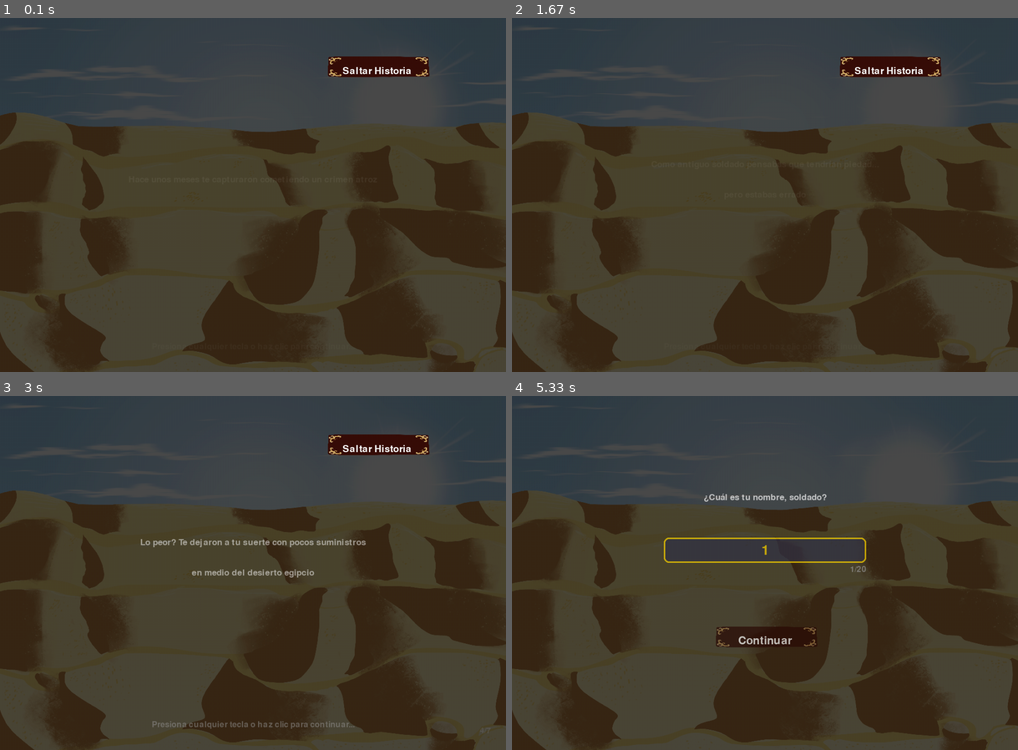
Above: before the commit, frames 1-4 (two rows, left to right).
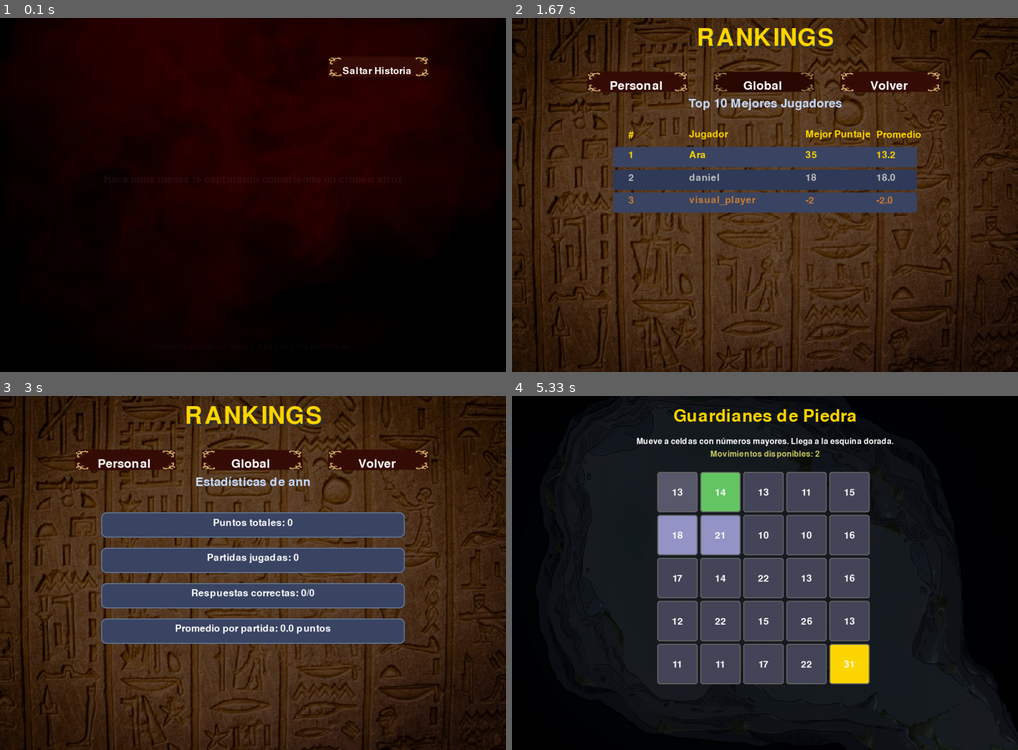
Above: after the commit, the same moments.

Repository: AraaaAraa/Final-beta
Game: pygame game, started from ui/Pygame/main.py
Same seed, same stepped clock (60 frames per second), same inputs: the game is played once before the commit and once after it.
Inputs (mouse positions are in pixels of both pictures, inside the frame that each line leads up to):
- Up to frame 1 (0.1 s): no input
- Up to frame 2 (1.67 s): click "Saltar Historia" at 0.38 s; type "ann" at 0.67 s; tap Enter at 1 s; click "Jugar" at 1.27 s; click (759, 85) at 1.6 s, where only the run after the commit has a clickable "Global"
- Up to frame 3 (3 s): click (131, 502) at 1.93 s; click (227, 665) at 2.27 s
- Up to frame 4 (5.33 s): click (694, 498) at 3.1 s; click (896, 541) at 3.43 s; type "a" at 4.22 s; tap Enter at 4.35 s; click (765, 622) at 4.77 s, where only the run after the commit has a clickable "Jugar"; tap 1 at 5.05 s

The runs differ from the first frame. In frame 1, 99% of the frame differs, in the area x 0-100%, y 0-100%; in frame 2, 68%; in frame 3, 72%; in frame 4, 98%.

Commit message:
No falta mucho dale don dale

Diff:
--- a/assets/EstadoBuff.json
+++ b/assets/EstadoBuff.json
@@ -2,7 +2,5 @@
   "daniel": {
     "objeto_excepcional": "espada"
   },
-  "Ara": {
-    "objeto_excepcional": "armadura"
-  }
+  "Ara": {}
 }
--- a/assets/Usuarios.json
+++ b/assets/Usuarios.json
@@ -244,7 +244,7 @@
     ]
   },
   "Ara": {
-    "intentos": 8,
+    "intentos": 13,
     "puntajes": [
       12,
       -1,
@@ -253,12 +253,22 @@
       0,
       17,
       35,
-      27
+      27,
+      22,
+      3,
+      3,
+      35,
+      3
     ],
     "tiempos": [
       212.22,
       0.0,
       72.56,
+      0,
+      0,
+      0,
+      0,
+      0,
       0,
       0,
       0,
@@ -273,7 +283,12 @@
       0,
       9,
       10,
-      9
+      9,
+      9,
+      3,
+      3,
+      10,
+      3
     ],
     "total_preguntas": [
       6,
@@ -283,7 +298,12 @@
       2,
       10,
       10,
-      10
+      10,
+      10,
+      5,
+      5,
+      10,
+      5
     ],
     "porcentajes": [
       83.3,
@@ -293,7 +313,12 @@
       0.0,
       90.0,
       100.0,
-      90.0
+      90.0,
+      90.0,
+      60.0,
+      60.0,
+      100.0,
+      60.0
     ],
     "historial": [
       [
@@ -496,6 +521,11 @@
       [],
       [],
       [],
+      [],
+      [],
+      [],
+      [],
+      [],
       []
     ]
   }
--- a/core/logica_juego.py
+++ b/core/logica_juego.py
@@ -54,9 +54,7 @@
 # Ejemplo de uso:
 #   resultado = procesar_pregunta_completa(pregunta, "Juan", 3, "A", 1, 2)
 # =============================================================================
-def procesar_pregunta_completa(pregunta: dict, nombre_usuario: str, racha_actual: int,
-                              respuesta_usuario: str, numero_intento: int,
-                              max_intentos: int) -> dict:
+def procesar_pregunta_completa(pregunta: dict, nombre_usuario: str, racha_actual: int,respuesta_usuario: str, numero_intento: int, max_intentos: int) -> dict:
     """Procesa una pregunta completa con lógica de intentos."""
     # Evaluar respuesta
     evaluacion = evaluar_respuesta(
@@ -67,8 +65,7 @@
     )
 
     if not evaluacion["valida"]:
-        return construir_resultado_respuesta(evaluacion, pregunta["nivel"],
-                                            pregunta["correcta"], {}, False)
+        return construir_resultado_respuesta(evaluacion, pregunta["nivel"], pregunta["correcta"], {}, False)
 
     # Calcular puntos base
     puntos_base = calcular_puntos_base(evaluacion["es_correcta"], pregunta["dificultad"])
@@ -141,8 +138,7 @@
 # Ejemplo de uso:
 #   resultado_nivel = procesar_nivel_completo(1, preguntas, [], "Juan", [])
 # =============================================================================
-def procesar_nivel_completo(nivel: int, preguntas: dict, preguntas_usadas: list,
-                           nombre_usuario: str, respuestas_partida: list) -> dict:
+def procesar_nivel_completo(nivel: int, preguntas: dict, preguntas_usadas: list, nombre_usuario: str, respuestas_partida: list) -> dict:
     """Procesa todas las preguntas de un nivel."""
     cantidad = PREGUNTAS_POR_NIVEL[nivel]
 
@@ -207,8 +203,7 @@
 # Ejemplo de uso:
 #   stats = construir_estadisticas_partida(respuestas, 45, 10, 120.5)
 # =============================================================================
-def construir_estadisticas_partida(respuestas: list, puntos_totales: int,
-                                   puntos_buffeo: int, tiempo_total: float) -> dict:
+def construir_estadisticas_partida(respuestas: list, puntos_totales: int, puntos_buffeo: int, tiempo_total: float) -> dict:
     """Construye las estadísticas finales de una partida."""
     total_preguntas = len(respuestas)
     respuestas_correctas = 0
@@ -271,8 +266,7 @@
 # Ejemplo de uso:
 #   datos = preparar_datos_pregunta_para_ui(pregunta, 3, 1, 5)
 # =============================================================================
-def preparar_datos_pregunta_para_ui(pregunta: dict, racha_actual: int,
-                                   numero_pregunta: int, total_preguntas: int) -> dict:
+def preparar_datos_pregunta_para_ui(pregunta: dict, racha_actual: int, numero_pregunta: int, total_preguntas: int) -> dict:
     """Prepara los datos de una pregunta para la UI."""
     datos = {
         "pregunta": pregunta,
--- a/core/logica_preguntas.py
+++ b/core/logica_preguntas.py
@@ -28,8 +28,7 @@
 # Ejemplo de uso:
 #   resultado = evaluar_respuesta("B", opciones, correcta, "Juan")
 # =============================================================================
-def evaluar_respuesta(respuesta_usuario: str, opciones: list,
-                     respuesta_correcta: str, nombre_usuario: str) -> dict:
+def evaluar_respuesta(respuesta_usuario: str, opciones: list, respuesta_correcta: str, nombre_usuario: str) -> dict:
     """Evalúa una respuesta del usuario sin hacer prints."""
     respuesta_limpia = convertir_a_mayusculas(quitar_espacios_extremos(respuesta_usuario))
     indice = obtener_indice_letra(respuesta_limpia)
@@ -78,28 +77,26 @@
 # Ejemplo de uso:
 #   mensaje = construir_mensaje_resultado(1, False, "Zeus", True)
 # =============================================================================
-def construir_mensaje_resultado(nivel: int, es_correcta: bool,
-                               respuesta_correcta: str,
-                               mostrar_correcta: bool = True) -> str:
+def construir_mensaje_resultado(nivel: int, es_correcta: bool, respuesta_correcta: str, mostrar_correcta: bool = True) -> str:
     """Construye el mensaje de resultado según nivel y corrección."""
     mensaje = ""
 
     # Determinar el mensaje base usando condicionales
     if nivel == 1:
         if es_correcta:
-            mensaje = "✅ CORRECTO\nFELICIDADES NO SOS UN BURRO!!!"
-        else:
-            mensaje = "❌ INCORRECTO\nSos un burro"
+            mensaje = "Bien hecho soldado!"
+        else:
+            mensaje = "Uy- preste atencion!"
     elif nivel == 2:
         if es_correcta:
-            mensaje = "✅ CORRECTO\nFuaaaa qué inteligente!!!"
-        else:
-            mensaje = "❌ INCORRECTO\nBue... ¿qué pasó?"
+            mensaje = "Va bien solado! No se rinda ahora!"
+        else:
+            mensaje = "Por poco... Pero no desanime!"
     elif nivel == 3:
         if es_correcta:
-            mensaje = "✅ CORRECTO\nNi yo la sabía!!!"
-        else:
-            mensaje = "❌ INCORRECTO\nTe entiendo la verdad"
+            mensaje = "Esta seguro que solo es un guerrero?\nTiene mucho conocimieto!"
+        else:
+            mensaje = "No falta mucho! Continue ande!"
 
     # Agregar respuesta correcta si es necesario
     if not es_correcta and mostrar_correcta:
@@ -194,9 +191,7 @@
 # Ejemplo de uso:
 #   resultado = construir_resultado_respuesta(eval, 1, "Zeus", puntos, True)
 # =============================================================================
-def construir_resultado_respuesta(evaluacion: dict, nivel: int,
-                                  respuesta_correcta: str, puntos: dict,
-                                  mostrar_correcta: bool = True) -> dict:
+def construir_resultado_respuesta(evaluacion: dict, nivel: int, respuesta_correcta: str, puntos: dict,mostrar_correcta: bool = True) -> dict:
     """Construye el resultado completo de una respuesta."""
     if not evaluacion["valida"]:
         return {
--- a/core/logica_puntaje.py
+++ b/core/logica_puntaje.py
@@ -57,8 +57,7 @@
 # Ejemplo de uso:
 #   resultado = calcular_puntaje_con_buffeo(3, 2, 0, 0)
 # =============================================================================
-def calcular_puntaje_con_buffeo(puntos_base: int, puntos_buffeo: int,
-                                puntos_raciones: int, puntos_bolsa: int) -> dict:
+def calcular_puntaje_con_buffeo(puntos_base: int, puntos_buffeo: int, puntos_raciones: int, puntos_bolsa: int) -> dict:
     """Calcula el puntaje total incluyendo puntos de buffeo."""
     total = puntos_base + puntos_buffeo + puntos_raciones + puntos_bolsa
 
--- a/ui/Pygame/Estados/Gameplay.py
+++ b/ui/Pygame/Estados/Gameplay.py
@@ -96,6 +96,13 @@
         # Obtener nombre del jugador
         self.nombre_usuario = self.persist.get("nombre_jugador", "Jugador")
 
+        # ⬅️ VERIFICAR OBJETO EQUIPADO AL INICIO
+        objeto_equipado = verificar_objeto_equipado(self.nombre_usuario)
+        if objeto_equipado:
+            print(f"🎮 Iniciando partida con objeto: {objeto_equipado}")
+        else:
+            print(f"🎮 Iniciando partida sin objetos especiales")
+
         # Resetear estado del juego
         self.preguntas = cargar_preguntas_desde_csv(RUTA_PREGUNTAS)
         self.preguntas_usadas = []
@@ -161,6 +168,10 @@
         self.datos_buffeo = calcular_datos_buffeo_para_ui(self.racha_actual, self.nombre_usuario)
         self.buffeo_activo = self.datos_buffeo.get("tiene_buffeo", False)
 
+        # ⬅️ DEBUG: Mostrar información del buffeo
+        if self.buffeo_activo:
+            print(f"🔥 Buffeo activo - Racha: {self.racha_actual}, Puntos extra: {self.datos_buffeo.get('puntos_totales', 0)}")
+
     def crear_botones_opciones(self):
         """Crea los botones para las opciones de respuesta."""
         self.botones_opciones = []
@@ -199,6 +210,10 @@
         # Convertir índice a letra (A, B, C, D)
         letra_respuesta = chr(self.ASCII_A + indice_opcion)
 
+        # ⬅️ VERIFICAR OBJETO ANTES DE PROCESAR
+        objeto_equipado = verificar_objeto_equipado(self.nombre_usuario)
+        print(f"📝 Procesando respuesta '{letra_respuesta}' - Objeto: {objeto_equipado}, Racha: {self.racha_actual}")
+
         # Procesar con la lógica del core
         self.resultado_actual = procesar_pregunta_completa(
             self.pregunta_actual,
@@ -209,9 +224,14 @@
             determinar_intentos_maximos(self.nombre_usuario)
         )
 
+        # ⬅️ DEBUG: Mostrar puntos obtenidos
+        puntos_obtenidos = self.resultado_actual.get("puntos", 0)
+        es_correcta = self.resultado_actual.get("es_correcta", False)
+        print(f"✅ Resultado: {'Correcta' if es_correcta else 'Incorrecta'} - Puntos: {puntos_obtenidos}")
+
         # Actualizar estadísticas
-        if self.resultado_actual.get("es_correcta", False):
-            self.puntos_totales += self.resultado_actual.get("puntos", 0)
+        if es_correcta:
+            self.puntos_totales += puntos_obtenidos
             self.racha_actual += 1
         else:
             self.racha_actual = 0
@@ -255,9 +275,10 @@
 
         # Si merece objeto, ir a pantalla de selección
         if merece_objeto:
-            print(f"🌟 ¡{self.nombre_usuario} merece un objeto especial!")
+            print(f"🌟 ¡{self.nombre_usuario} merece un objeto especial! ({respuestas_correctas}/{total_preguntas} correctas)")
             self.sig_estado = "SeleccionObjeto"
         else:
+            print(f"📊 Fin de partida: {respuestas_correctas}/{total_preguntas} correctas - No merece objeto")
             self.sig_estado = "Gameover"
 
         self.done = True
@@ -401,7 +422,15 @@
         objeto = verificar_objeto_equipado(self.nombre_usuario)
         if objeto:
             y += 35
-            objeto_text = f"⚔️ Objeto: {objeto.capitalize()}"
+            # ⬅️ MAPEO DE NOMBRES DE OBJETOS PARA DISPLAY
+            nombres_objetos = {
+                "espada": "⚔️ Espada",
+                "armadura": "🛡️ Armadura",
+                "raciones": "🍖 Raciones",
+                "bolsa_monedas": "💰 Bolsa"
+            }
+            nombre_display = nombres_objetos.get(objeto, objeto.capitalize())
+            objeto_text = f"Objeto: {nombre_display}"
             objeto_render = self.fuente_buffeo.render(objeto_text, True, (150, 255, 150))
             surface.blit(objeto_render, (20, y))
 
--- a/ui/Pygame/Estados/Historia.py
+++ b/ui/Pygame/Estados/Historia.py
@@ -26,7 +26,7 @@
 
         # Cargar fondo
         ancho, alto = self.screen_rect.size
-        self.fondo = cargar_imagen("FondoDesertico.png", escalar=(ancho, alto))
+        self.fondo = cargar_imagen("Fondo_sangre.jpg", escalar=(ancho, alto))
 
         # Colores
         self.color_fondo_1 = (30, 20, 40)
@@ -35,7 +35,7 @@
         self.color_input = (255, 215, 0)
 
         # Fuentes
-        self.fuente_texto = pygame.font.Font(None, 26)
+        self.fuente_texto = pygame.font.Font(None, 30)
         self.fuente_boton = pygame.font.Font(None, 32)
         self.fuente_indicacion = pygame.font.Font(None, 24)
         self.fuente_input = pygame.font.Font(None, 40)
--- a/ui/Pygame/Estados/Menu.py
+++ b/ui/Pygame/Estados/Menu.py
@@ -1,13 +1,13 @@
 # =============================================================================
 # ESTADO MENU
 # =============================================================================
-# Pantalla del menú principal del juego
+# Menú principal del juego
 # =============================================================================
 
 import pygame
 from .base import BaseEstado
-from ..Botones import Boton, crear_boton_menu
-from ..efectos import dibujar_degradado_vertical, dibujar_sombra_texto
+from ..Botones import Boton, crear_botones_centrados
+from ..efectos import dibujar_degradado_vertical
 from ..recursos import cargar_imagen
 
 
@@ -15,12 +15,8 @@
     """
     Estado del menú principal.
 
-    Ofrece opciones para:
-    - Jugar
-    - Ver Historia
-    - Rankings
-    - Minijuego
-    - Salir
+    Presenta las opciones principales del juego y maneja
+    la navegación hacia otros estados.
     """
 
     def __init__(self):
@@ -28,42 +24,35 @@
         super(menu, self).__init__()
         self.sig_estado = "Gameplay"
 
-        # Cargar imagen de fondo
+        # Cargar fondo
         ancho, alto = self.screen_rect.size
-        self.fondo = cargar_imagen("pared_egipcia.webp", escalar=(ancho, alto))
+        self.fondo = cargar_imagen("FondoDesertico.png", escalar=(ancho, alto))
 
         # Colores
-        self.color_fondo_1 = (20, 20, 50)
-        self.color_fondo_2 = (50, 20, 70)
+        self.color_fondo_1 = (20, 30, 50)
+        self.color_fondo_2 = (50, 30, 80)
         self.color_titulo = (255, 215, 0)
-        self.color_sombra = (50, 50, 50)
-        self.color_nombre = (100, 255, 100)
 
         # Fuentes
-        self.fuente_titulo = pygame.font.Font(None, 90)
-        self.fuente_boton = pygame.font.Font(None, 50)
-        self.fuente_nombre = pygame.font.Font(None, 32)
+        self.fuente_titulo = pygame.font.Font(None, 80)
+        self.fuente_boton = pygame.font.Font(None, 48)
 
-        # Título
-        self.titulo = "Que desea hacer soldado?"
+        # Crear botones usando helper (SIN "Historia")
+        centro_x = self.screen_rect.centerx
+        botones_lista = crear_botones_centrados(
+            ["Jugar", "Rankings", "Minijuego", "Salir"],
+            centro_x,
+            self.fuente_boton,
+            tamano="grande",
+            y_inicial=250
+        )
 
-        # Configuración de botones usando helpers
-        centro_x = self.screen_rect.centerx
+        self.boton_jugar = botones_lista[0]
+        self.boton_rankings = botones_lista[1]
+        self.boton_minijuego = botones_lista[2]
+        self.boton_salir = botones_lista[3]
 
-        self.boton_jugar = crear_boton_menu("Jugar", centro_x, 0, self.fuente_boton)
-        self.boton_historia = crear_boton_menu("Historia", centro_x, 1, self.fuente_boton)
-        self.boton_rankings = crear_boton_menu("Rankings", centro_x, 2, self.fuente_boton)
-        self.boton_minijuego = crear_boton_menu("Minijuego", centro_x, 3, self.fuente_boton)
-        self.boton_salir = crear_boton_menu("Salir", centro_x, 4, self.fuente_boton)
-
-        # Lista de todos los botones para facilitar el hover
-        self.botones = [
-            self.boton_jugar,
-            self.boton_historia,
-            self.boton_rankings,
-            self.boton_minijuego,
-            self.boton_salir
-        ]
+        self.botones = botones_lista
 
     def startup(self, persist: dict):
         """
@@ -87,8 +76,7 @@
         elif event.type == pygame.MOUSEBUTTONDOWN:
             pos = pygame.mouse.get_pos()
 
-            # VERIFICAR EN ORDEN INVERSO (de abajo hacia arriba)
-            # Así el botón "encima" tiene prioridad sobre los que están "debajo"
+            # Verificar clics en orden inverso
             for boton in reversed(self.botones):
                 if boton == self.boton_salir and boton.verificar_click(pos):
                     self.quit = True
@@ -99,10 +87,6 @@
                     break
                 elif boton == self.boton_rankings and boton.verificar_click(pos):
                     self.sig_estado = "Rankings"
-                    self.done = True
-                    break
-                elif boton == self.boton_historia and boton.verificar_click(pos):
-                    self.sig_estado = "Historia"
                     self.done = True
                     break
                 elif boton == self.boton_jugar and boton.verificar_click(pos):
@@ -119,20 +103,17 @@
         Actualiza el estado del menú.
 
         Parámetros:
-            dt (float): Tiempo delta desde el último frame
+            dt (float): Delta time en milisegundos
         """
+        # Actualizar hover de los botones
         mouse_pos = pygame.mouse.get_pos()
-
-        # PRIMERO: Resetear hover de todos los botones
         for boton in self.botones:
             boton.hover = False
 
-        # SEGUNDO: Verificar hover en orden INVERSO (de abajo hacia arriba)
-        # Así el botón que está "encima" visualmente tiene prioridad
         for boton in reversed(self.botones):
             if boton.rect.collidepoint(mouse_pos):
                 boton.hover = True
-                break  # IMPORTANTE: Solo activar hover del primer botón encontrado
+                break
 
     def draw(self, surface: pygame.Surface):
         """
@@ -144,30 +125,17 @@
         # Dibujar fondo de imagen
         surface.blit(self.fondo, (0, 0))
 
-        # Overlay semi-transparente para mejorar legibilidad
+        # Overlay semi-transparente
         overlay = pygame.Surface(self.screen_rect.size)
-        overlay.set_alpha(128)
+        overlay.set_alpha(150)
         overlay.fill((0, 0, 0))
         surface.blit(overlay, (0, 0))
 
-        # Título con sombra
-        pos_titulo = (self.screen_rect.centerx, 120)
-        dibujar_sombra_texto(
-            surface,
-            self.titulo,
-            self.fuente_titulo,
-            self.color_titulo,
-            self.color_sombra,
-            pos_titulo,
-            offset=5
-        )
-
-        # Mostrar nombre del jugador
-        nombre_jugador = self.persist.get("nombre_jugador", "Invitado")
-        nombre_texto = f"Jugador: {nombre_jugador}"
-        nombre_render = self.fuente_nombre.render(nombre_texto, True, self.color_nombre)
-        nombre_rect = nombre_render.get_rect(topright=(self.screen_rect.width - 30, 30))
-        surface.blit(nombre_render, nombre_rect)
+        # Título
+        titulo = "Las preguntas de la esfingue "
+        titulo_render = self.fuente_titulo.render(titulo, True, self.color_titulo)
+        titulo_rect = titulo_render.get_rect(center=(self.screen_rect.centerx, 120))
+        surface.blit(titulo_render, titulo_rect)
 
         # Botones
         for boton in self.botones:
--- a/ui/Pygame/Estados/SeleccionObjeto.py
+++ b/ui/Pygame/Estados/SeleccionObjeto.py
@@ -46,17 +46,40 @@
         self.opcion_hover = -1
         self.nombre_usuario = "Jugador"
 
-        # ��reas de los 4 cuadrantes
+        # Áreas de los 4 cuadrantes
         self.cuadrantes = []
         self.crear_cuadrantes()
 
-        # Emojis para cada objeto
-        self.emojis = {
-            "espada": "⚔️",
-            "armadura": "🛡️",
-            "raciones": "🍖",
-            "bolsa_monedas": "💰"
+        # ⬅️ CARGAR IMÁGENES DE OBJETOS
+        self.imagenes_objetos = {}
+        self.cargar_imagenes_objetos()
+
+    def cargar_imagenes_objetos(self):
+        """Carga las imágenes de los objetos especiales."""
+        # Tamaño para los iconos
+        tamano_icono = (100, 100)
+
+        # Intentar cargar imágenes, si no existen usar placeholders con colores
+        objetos_config = {
+            "espada": ("Espada.png", (200, 50, 50)),      # Rojo para espada
+            "armadura": ("Armadura.png", (100, 100, 200)), # Azul para armadura
+            "raciones": ("Raciones.png", (150, 100, 50)),  # Marrón para raciones
+            "bolsa_monedas": ("Bolsa_monedas.png", (255, 215, 0))  # Dorado para bolsa
         }
+
+        for tipo, (nombre_archivo, color_placeholder) in objetos_config.items():
+            try:
+                # Intentar cargar la imagen
+                imagen = cargar_imagen(nombre_archivo, escalar=tamano_icono)
+                self.imagenes_objetos[tipo] = imagen
+            except:
+                # Si no existe, crear un placeholder con color
+                placeholder = pygame.Surface(tamano_icono)
+                placeholder.fill(color_placeholder)
+                # Agregar un borde para que se vea como icono
+                pygame.draw.rect(placeholder, (255, 255, 255), placeholder.get_rect(), 3)
+                self.imagenes_objetos[tipo] = placeholder
+                print(f"⚠️ Usando placeholder para {tipo}")
 
     def crear_cuadrantes(self):
         """Crea las áreas de los 4 cuadrantes para selección."""
@@ -163,6 +186,10 @@
                 self.seleccionar_objeto(2)
             elif event.key == pygame.K_4:
                 self.seleccionar_objeto(3)
+            elif event.key == pygame.K_ESCAPE:
+                # Saltar selección y ir directo a Game Over
+                self.sig_estado = "Gameover"
+                self.done = True
 
     def update(self, dt: float):
         """
@@ -240,16 +267,23 @@
         grosor_borde = 4 if es_hover else 2
         pygame.draw.rect(surface, color_borde, rect, grosor_borde, 10)
 
-        # Emoji del objeto
-        emoji = self.emojis.get(tipo, "⭐")
-        emoji_render = self.fuente_titulo.render(emoji, True, self.color_texto)
-        emoji_rect = emoji_render.get_rect(center=(rect.centerx, rect.top + 60))
-        surface.blit(emoji_render, emoji_rect)
+        # ⬅️ DIBUJAR IMAGEN DEL OBJETO (en lugar de emoji)
+        if tipo in self.imagenes_objetos:
+            imagen = self.imagenes_objetos[tipo]
+            imagen_rect = imagen.get_rect(center=(rect.centerx, rect.top + 70))
+
+            # Si está en hover, agregar un efecto de brillo
+            if es_hover:
+                # Crear un borde dorado alrededor de la imagen
+                borde_rect = imagen_rect.inflate(10, 10)
+                pygame.draw.rect(surface, self.color_borde_hover, borde_rect, 3, 5)
+
+            surface.blit(imagen, imagen_rect)
 
         # Nombre del objeto
         color_nombre = self.color_hover if es_hover else self.color_titulo
         nombre_render = self.fuente_objeto.render(nombre, True, color_nombre)
-        nombre_rect = nombre_render.get_rect(center=(rect.centerx, rect.top + 120))
+        nombre_rect = nombre_render.get_rect(center=(rect.centerx, rect.top + 150))
         surface.blit(nombre_render, nombre_rect)
 
         # Descripción del objeto (dividida en líneas)
@@ -261,6 +295,13 @@
         numero_render = self.fuente_descripcion.render(numero, True, (150, 150, 150))
         numero_rect = numero_render.get_rect(bottomright=(rect.right - 10, rect.bottom - 10))
         surface.blit(numero_render, numero_rect)
+
+        # ⬅️ INDICADOR DE HOVER
+        if es_hover:
+            hover_text = "← Clic para elegir"
+            hover_render = self.fuente_descripcion.render(hover_text, True, self.color_borde_hover)
+            hover_rect = hover_render.get_rect(bottomleft=(rect.left + 10, rect.bottom - 10))
+            surface.blit(hover_render, hover_rect)
 
     def dibujar_descripcion(self, surface: pygame.Surface, descripcion: str, rect: pygame.Rect):
         """
@@ -290,7 +331,7 @@
             lineas.append(linea_actual.strip())
 
         # Dibujar líneas centradas
-        y_offset = rect.top + 160
+        y_offset = rect.top + 185
         for linea in lineas:
             linea_render = self.fuente_descripcion.render(linea, True, (200, 200, 200))
             linea_rect = linea_render.get_rect(center=(rect.centerx, y_offset))
Binary file added: ui/Pygame/imagenes/Bolsa_monedas.png
Binary file removed: ui/Pygame/imagenes/Bolsa_monedas.webp
Binary file changed: ui/Pygame/imagenes/Espada.png
Binary file added: ui/Pygame/imagenes/Fondo_sangre.jpg
